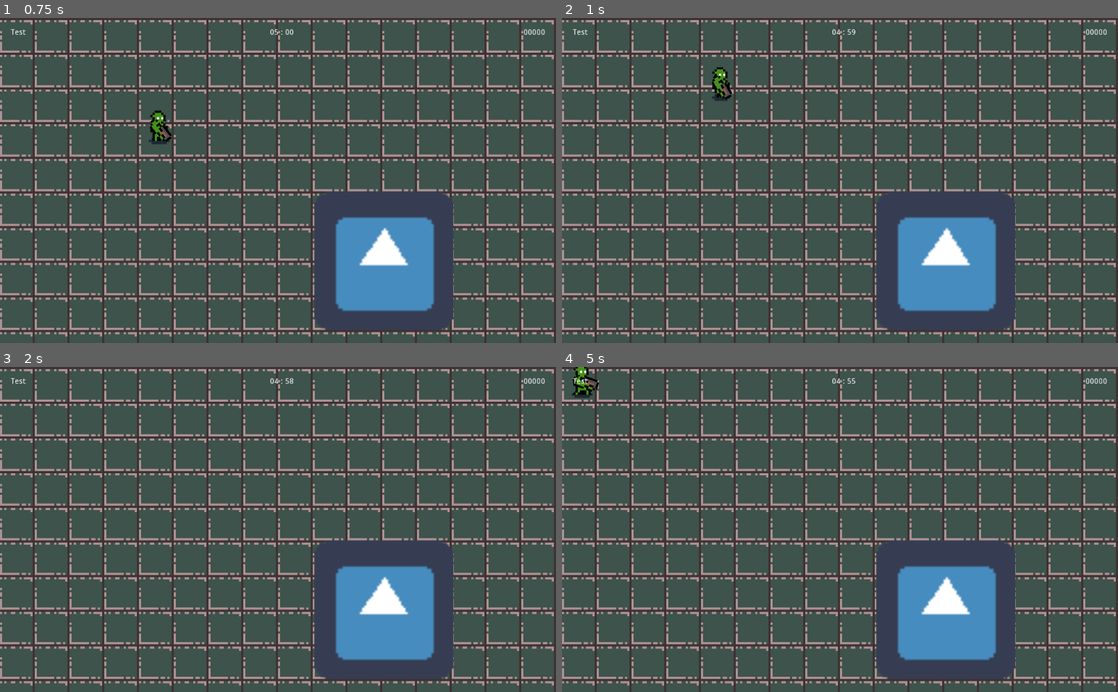
Above: before the commit, frames 1-4 (two rows, left to right).
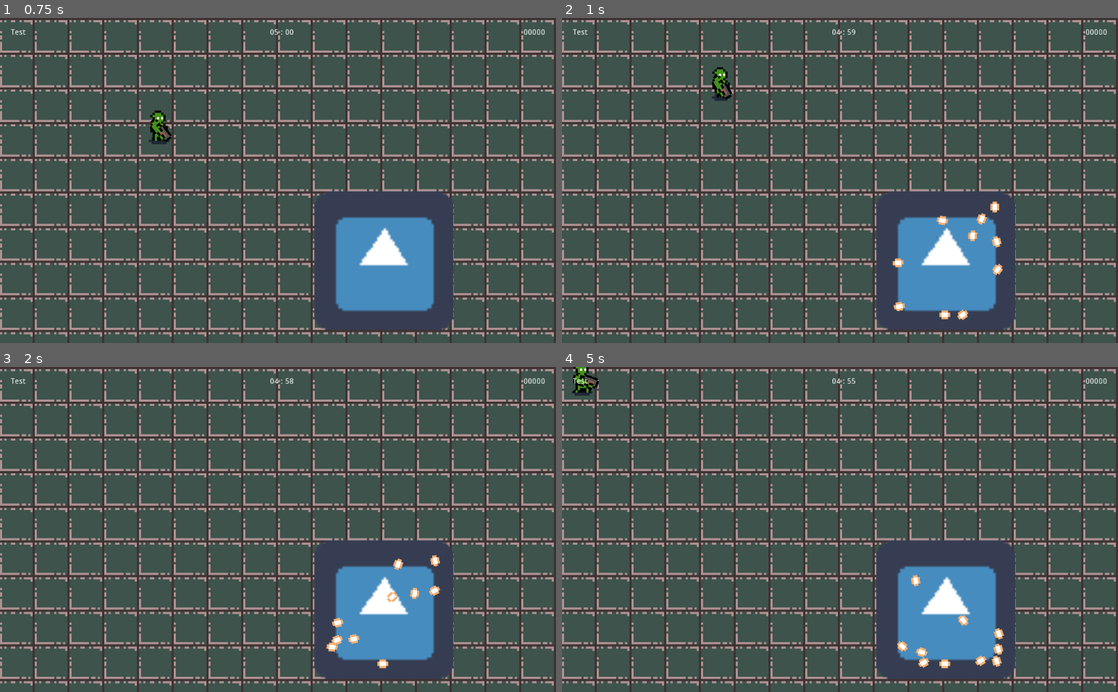
Above: after the commit, the same moments.

Repository: jimmyjonezz/Annigilation
Game: Godot game, scene res://Main/Main.tscn
The game is run twice, just before and just after one commit, with the same random seed, the same clock (stepped at 60 frames per second) and the same inputs. The engine's default icon, where the game draws it, is replaced by a stand-in: a white triangle on a blue panel in a dark square.
Inputs (mouse positions are in pixels of both pictures, inside the frame that each line leads up to):
- Up to frame 1 (0.75 s): move the mouse to (250, 245) at 0.52 s; hold Up (ui_up) from 0.53 s (still down)
- Up to frame 2 (1 s): keep holding Up (ui_up)
- Up to frame 3 (2 s): keep holding Up (ui_up); move the mouse to (444, 578) at 1.27 s
- Up to frame 4 (5 s): move the mouse to (673, 480) at 2.02 s; release Up (ui_up) at 2.03 s; hold Left (ui_left) 2.03-3.53 s; tap Enter at 2.75 s; move the mouse to (867, 529) at 2.77 s; move the mouse to (756, 448) at 3.52 s; hold Down (ui_down) 3.53-4.28 s; move the mouse to (962, 513) at 4.27 s; hold Right (ui_right) from 4.28 s (still down)

Frame 1 is identical in both runs. In frame 2, 0.5% of the frame differs, in the area x 59-80%, y 56-93%; in frame 3, 0.4%; in frame 4, 0.7%, in the area x 1-80%, y 0-93%.

Commit message:
0.2

Diff:
--- a/Bullet/Bullet.tscn
+++ b/Bullet/Bullet.tscn
@@ -8,6 +8,8 @@
 height = 2.01147
 
 [node name="Bullet" type="KinematicBody2D"]
+collision_layer = 16
+collision_mask = 13
 script = ExtResource( 1 )
 
 [node name="Image" type="Sprite" parent="."]
--- /dev/null
+++ b/Enemy/Enemy.gd
@@ -0,0 +1,21 @@
+extends KinematicBody2D
+
+export var Bullet : PackedScene
+
+var pi = 3.14
+var r = 25
+
+func _ready():
+	pass # Replace with function body.
+
+func danmaku():
+	for i in range(10):
+		var y = r * cos(i * randi() % 180 / pi)
+		var x = r * sin(i * randi() % 180 / pi)
+
+		var bullet = Bullet.instance()
+		get_parent().add_child(bullet)
+		bullet.start(Vector2( x + position.x , y + position.y ), rand_range(0, 360) * i)
+
+func _on_Tic_timeout():
+	 danmaku()
--- a/Enemy/Enemy.tscn
+++ b/Enemy/Enemy.tscn
@@ -1,15 +1,25 @@
-[gd_scene load_steps=3 format=2]
+[gd_scene load_steps=5 format=2]
 
-[ext_resource path="res://icon.png" type="Texture" id=1]
+[ext_resource path="res://Enemy/Enemy.gd" type="Script" id=1]
+[ext_resource path="res://Bullet/Bullet.tscn" type="PackedScene" id=2]
+[ext_resource path="res://icon.png" type="Texture" id=3]
 
 [sub_resource type="CircleShape2D" id=1]
 
 [node name="Enemy" type="KinematicBody2D"]
 collision_layer = 2
 collision_mask = 25
+script = ExtResource( 1 )
+Bullet = ExtResource( 2 )
 
 [node name="Image" type="Sprite" parent="."]
-texture = ExtResource( 1 )
+texture = ExtResource( 3 )
 
 [node name="CollisionShape2D" type="CollisionShape2D" parent="."]
 shape = SubResource( 1 )
+
+[node name="Bullet" parent="." instance=ExtResource( 2 )]
+
+[node name="Tic" type="Timer" parent="."]
+autostart = true
+[connection signal="timeout" from="Tic" to="." method="_on_Tic_timeout"]
--- a/GUI/GUI.tscn
+++ b/GUI/GUI.tscn
@@ -35,7 +35,7 @@
 anchor_left = 1.0
 anchor_right = 1.0
 margin_left = -145.0
-margin_bottom = 31.0
+margin_bottom = 23.0
 text = "Test
 "
 align = 2
